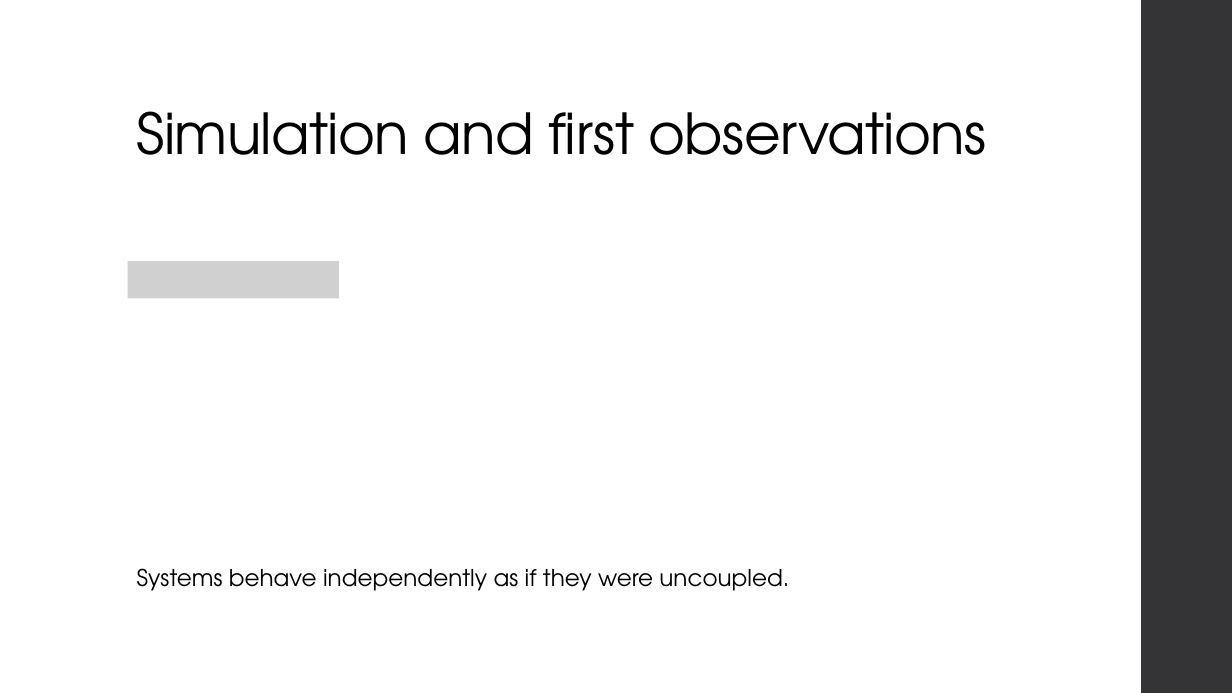
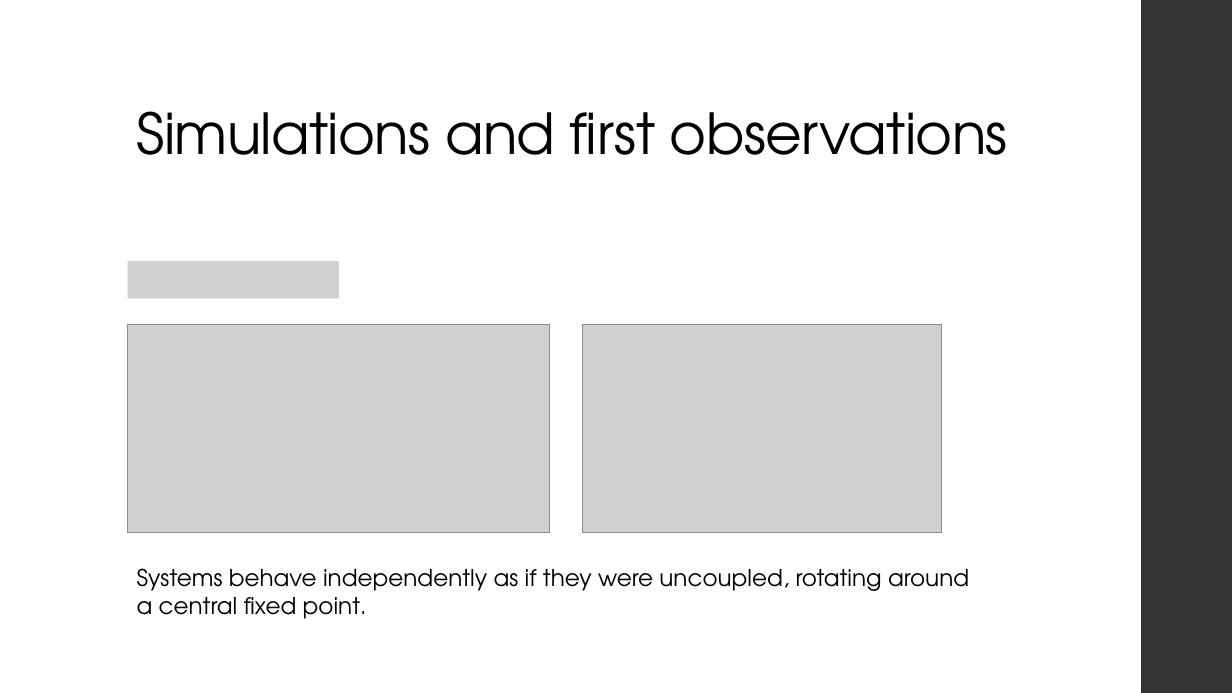
Before and after one commit to JonasEBrown/University, a slide deck: slide 6 of EPSRC Internship/October Presentation.pptx. Drawn at 1232x693 pixels with LibreOffice and Linux fonts; fonts in the diff are those of the drawing; grey boxes stand for pictures. Boxes give left, top, right and bottom in pixels: in the first picture for what was removed or moved away, otherwise in the second. Text is boxed around its words. In the diff, an @@ line names an element or a change of style, - is before the commit and + after.

Commit message:
PowerPoint plan

```diff
--- a/EPSRC Internship/October Presentation.pptx
+++ b/EPSRC Internship/October Presentation.pptx
@@ title at box(137, 111, 1008, 155): text changed @@
-Simulation and first observations
+Simulations and first observations
@@ picture added at box(128, 324, 550, 532) @@
@@ picture added at box(583, 324, 942, 532) @@
@@ text at box(137, 568, 969, 619): text changed @@
-Systems behave independently as if they were uncoupled.
+Systems behave independently as if they were uncoupled, rotating around a central fixed point.
```
Also in this commit, not shown: 7 other slides changed, 5 slides added, 3 other files.
